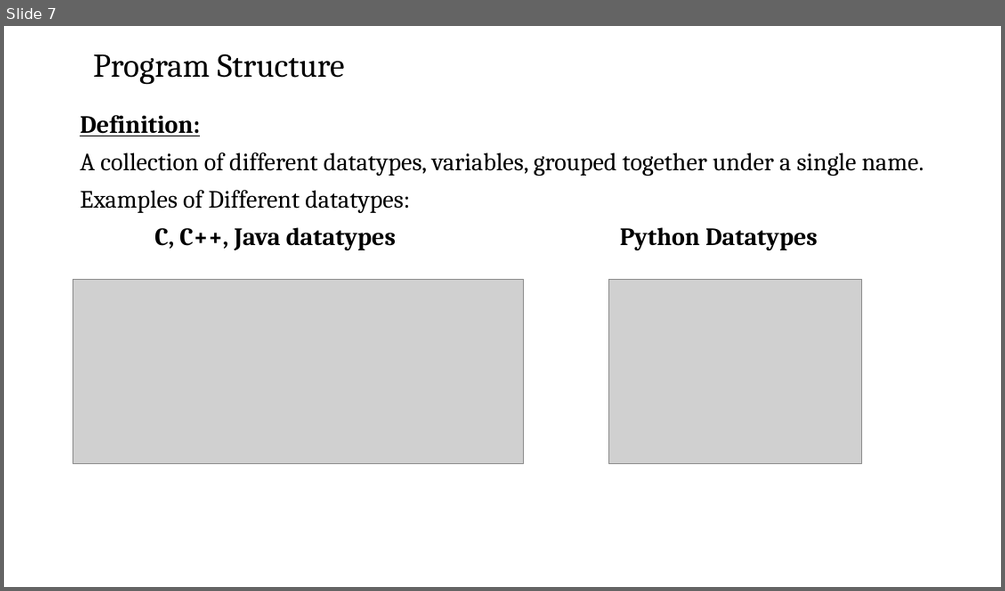
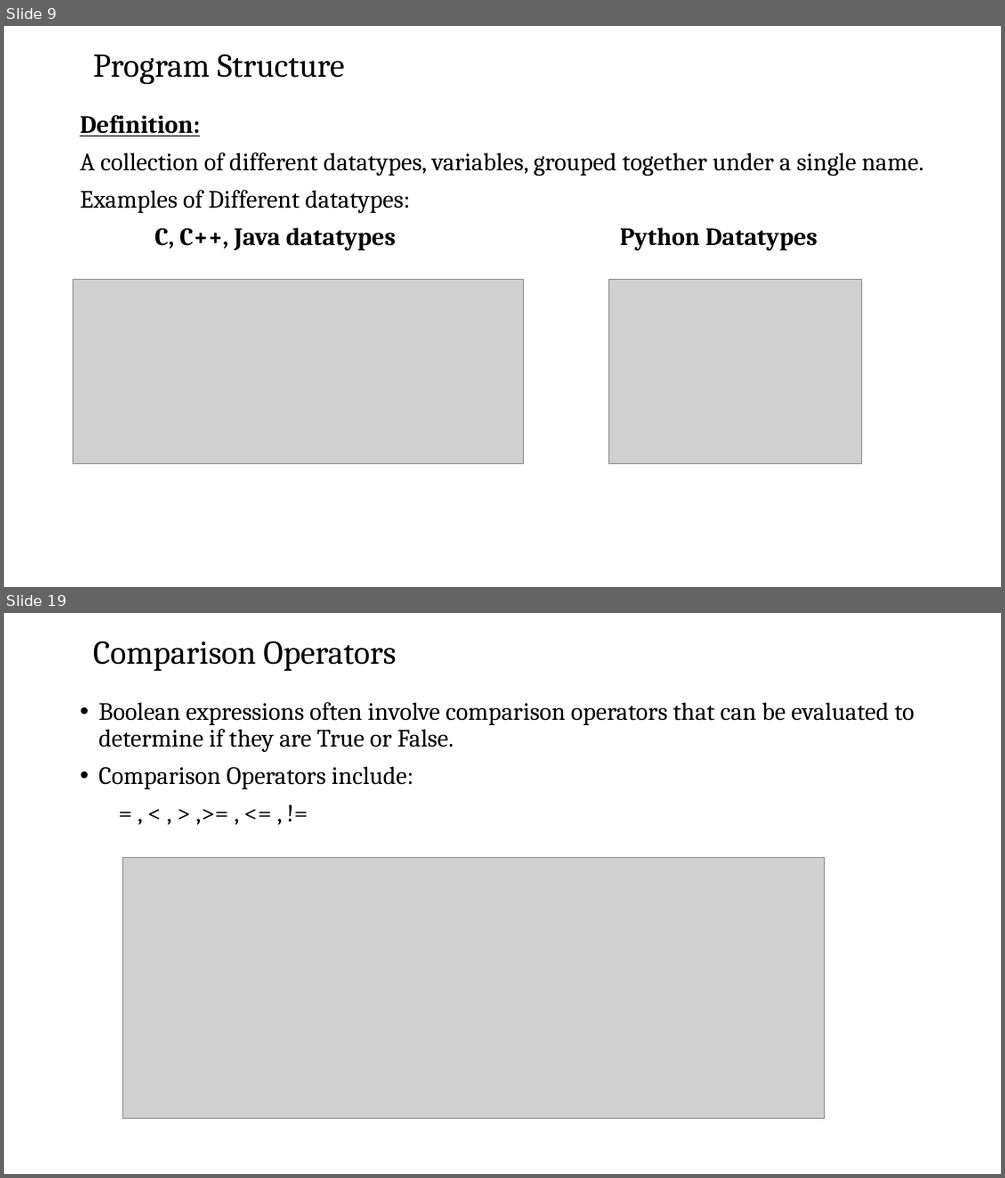
Before and after one commit to josiahkeaton/Training-Materials, a slide deck: Software Testing/Fundamentals of Computer & OS Concepts/Fundamentals of Computing session 6.pptx. Shown one above the other, each under a label of ours: slide 7 before the commit, slides 9 and 19 after it; the slides between them are not shown. The pictures are 1005x591 and 1005x1178 pixels, drawn with LibreOffice and Linux fonts; fonts in the diff are those of the drawing; grey boxes stand for pictures; background and template pictures are left out. Boxes give left, top, right and bottom in pixels: in the first picture for what was removed or moved away, otherwise in the second. Text is boxed around its words. In the diff, an @@ line names an element or a change of style, - is before the commit and + after.

```diff
--- a/Software Testing/Fundamentals of Computer & OS Concepts/Fundamentals of Computing session 6.pptx
+++ b/Software Testing/Fundamentals of Computer & OS Concepts/Fundamentals of Computing session 6.pptx
@@ slide 19 added at [4, 613, 1001, 1174], background picture (left out) @@
@@ title added at [93, 641, 396, 671], 32 pt, text #000000 @@
+Comparison Operators
@@ text added at [98, 702, 914, 789], 24 pt, text #000000 @@
+• Boolean expressions often involve comparison operators that can be evaluated to determine if they are True or False.
+• Comparison Operators include:
+= , < , > ,>= , <= , !=
@@ picture added at [123, 857, 824, 1118] @@
@@ what was slide 7 is now slide 9 @@
```
Also in this commit, not shown: 3 slides changed, 17 other slides added, 1 slide removed.
